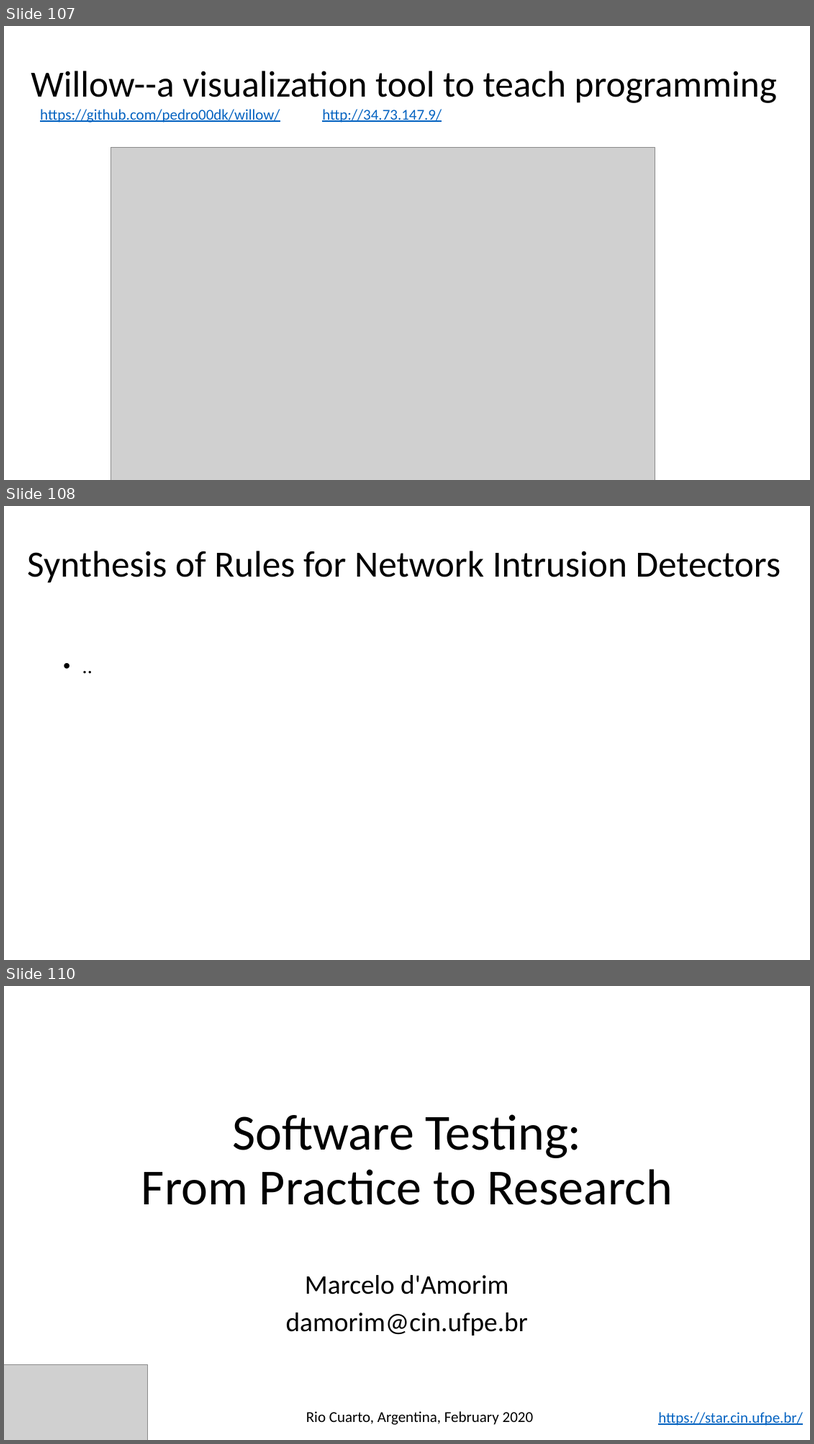
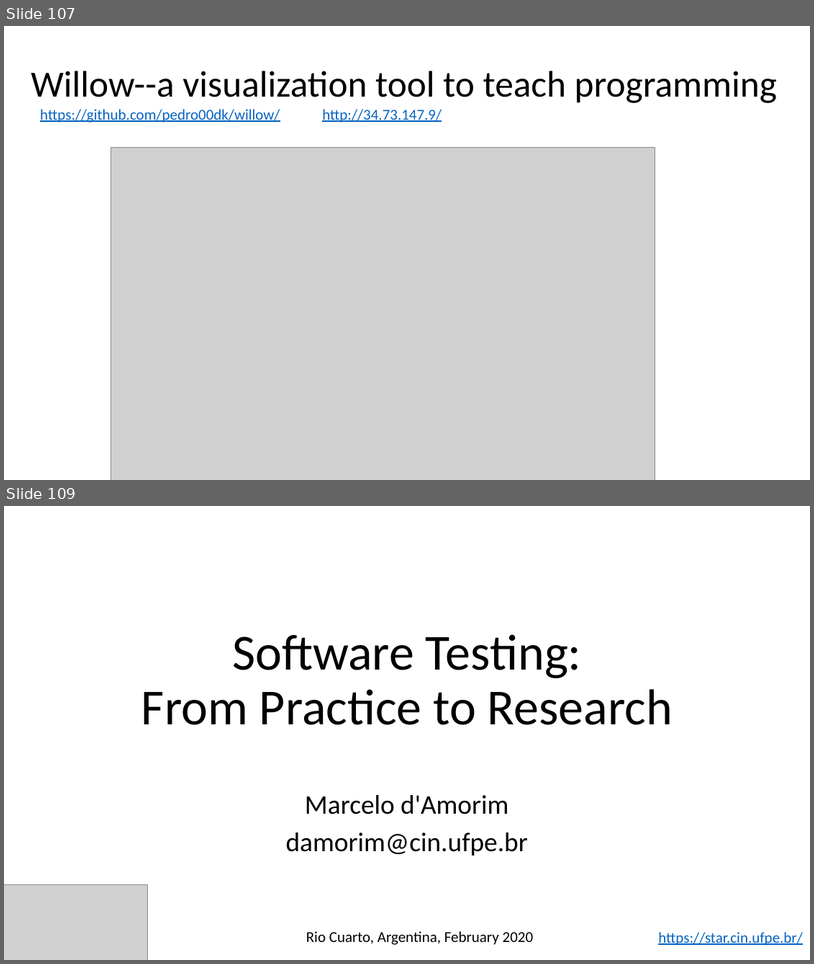
Before and after one commit to damorim/testing-cin-minicourse, a slide deck: testing-minicourse.pptx. Shown one above the other, each under a label of ours: slides 107, 108 and 110 before the commit, slides 107 and 109 after it; the slides between them are not shown. The pictures are 814x1444 and 814x964 pixels, drawn with LibreOffice and Linux fonts; fonts in the diff are those of the drawing; grey boxes stand for pictures. Boxes give left, top, right and bottom in pixels: in the first picture for what was removed or moved away, otherwise in the second. Text is boxed around its words. In the diff, an @@ line names an element or a change of style, - is before the commit and + after.

```diff
--- a/testing-minicourse.pptx
+++ b/testing-minicourse.pptx
@@ slide 108 removed at (x1=4, y1=506, x2=810, y2=960), background #FFFFFF @@
@@ title removed at (x1=27, y1=551, x2=782, y2=583) @@
-Synthesis of Rules for Network Intrusion Detectors
@@ text removed at (x1=55, y1=649, x2=810, y2=960) @@
-• ..
@@ what was slide 110 is now slide 109 @@
```
Also in this commit, not shown: 11 slides changed, 1 other file.
